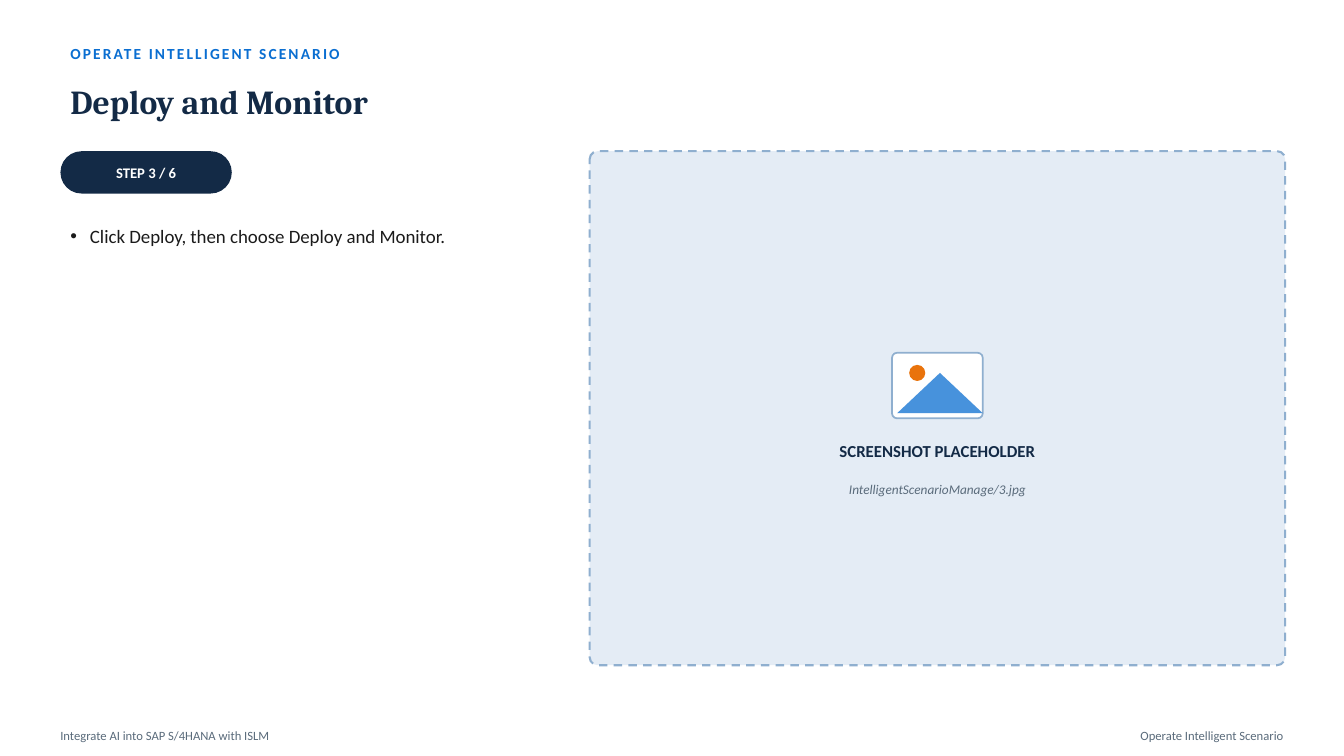
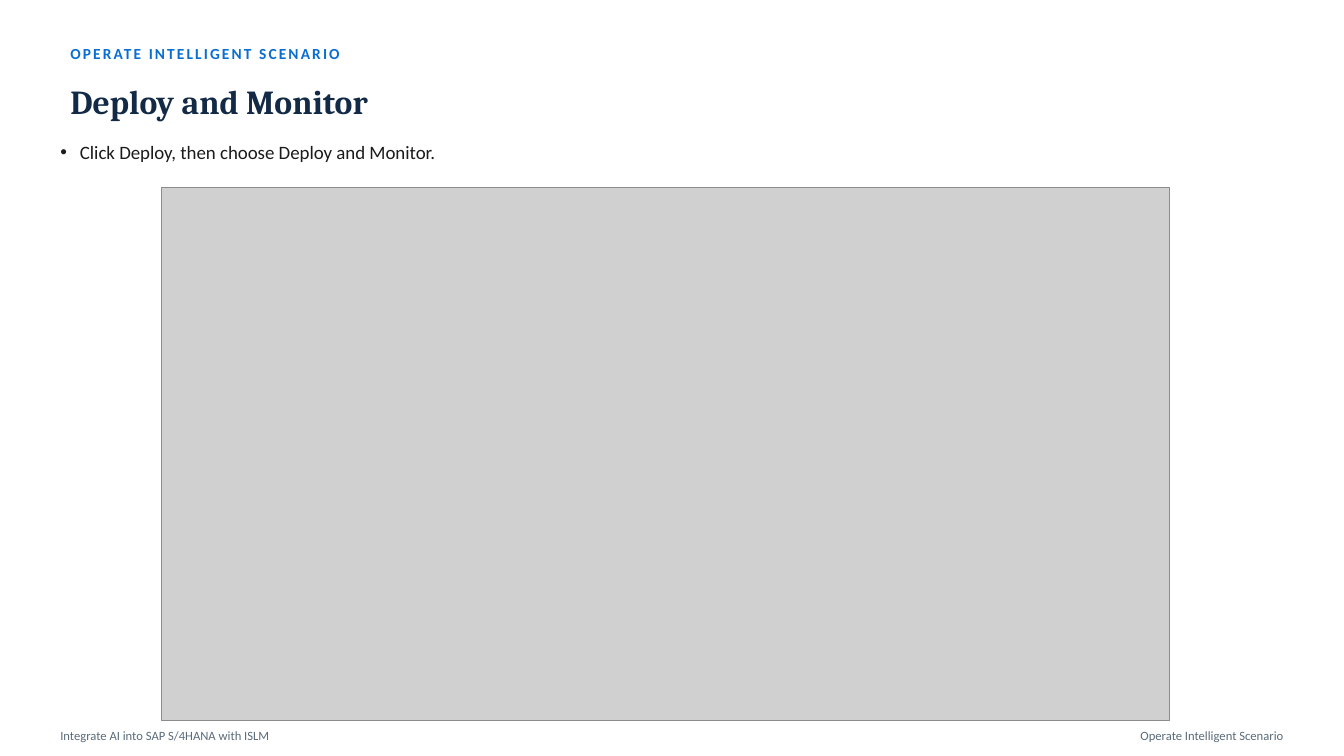
Before and after one commit to akhilgeo/akhilgeorge.com, a slide deck: slide 29 of assets/AI/ISLM.pptx (slide 42 before the commit). Drawn at 1344x756 pixels with LibreOffice and Linux fonts; fonts in the diff are those of the drawing; grey boxes stand for pictures. Boxes give left, top, right and bottom in pixels: in the first picture for what was removed or moved away, otherwise in the second. Text is boxed around its words. In the diff, an @@ line names an element or a change of style, - is before the commit and + after.

```diff
--- a/assets/AI/ISLM.pptx
+++ b/assets/AI/ISLM.pptx
@@ text "Click Deploy, then choose Deploy ...": place and size @@
-text "Click Deploy, then choose Deploy ..." at bbox=[90, 230, 446, 246]
+text "Click Deploy, then choose Deploy ..." at bbox=[80, 146, 435, 162]
@@ rounded rectangle removed at bbox=[60, 151, 232, 194] @@
@@ text removed at bbox=[116, 168, 176, 178] @@
-STEP 3 / 6
@@ rounded rectangle removed at bbox=[590, 151, 1286, 665] @@
@@ picture added at bbox=[161, 188, 1170, 721] @@
@@ rounded rectangle removed at bbox=[892, 353, 983, 418] @@
@@ triangle removed at bbox=[897, 373, 983, 413] @@
@@ ellipse removed at bbox=[909, 365, 926, 381] @@
@@ text removed at bbox=[839, 446, 1035, 457] @@
-SCREENSHOT PLACEHOLDER
@@ text removed at bbox=[849, 485, 1026, 496] @@
-IntelligentScenarioManage/3.jpg
```
Also in this commit, not shown: 26 other slides changed, 3 slides added, 32 slides removed.
